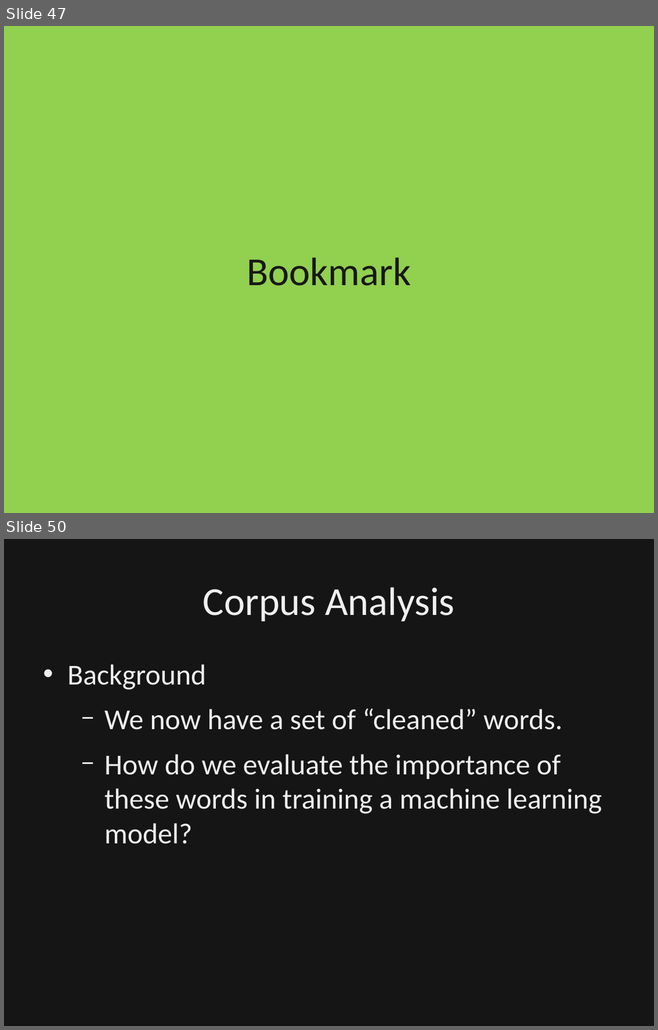
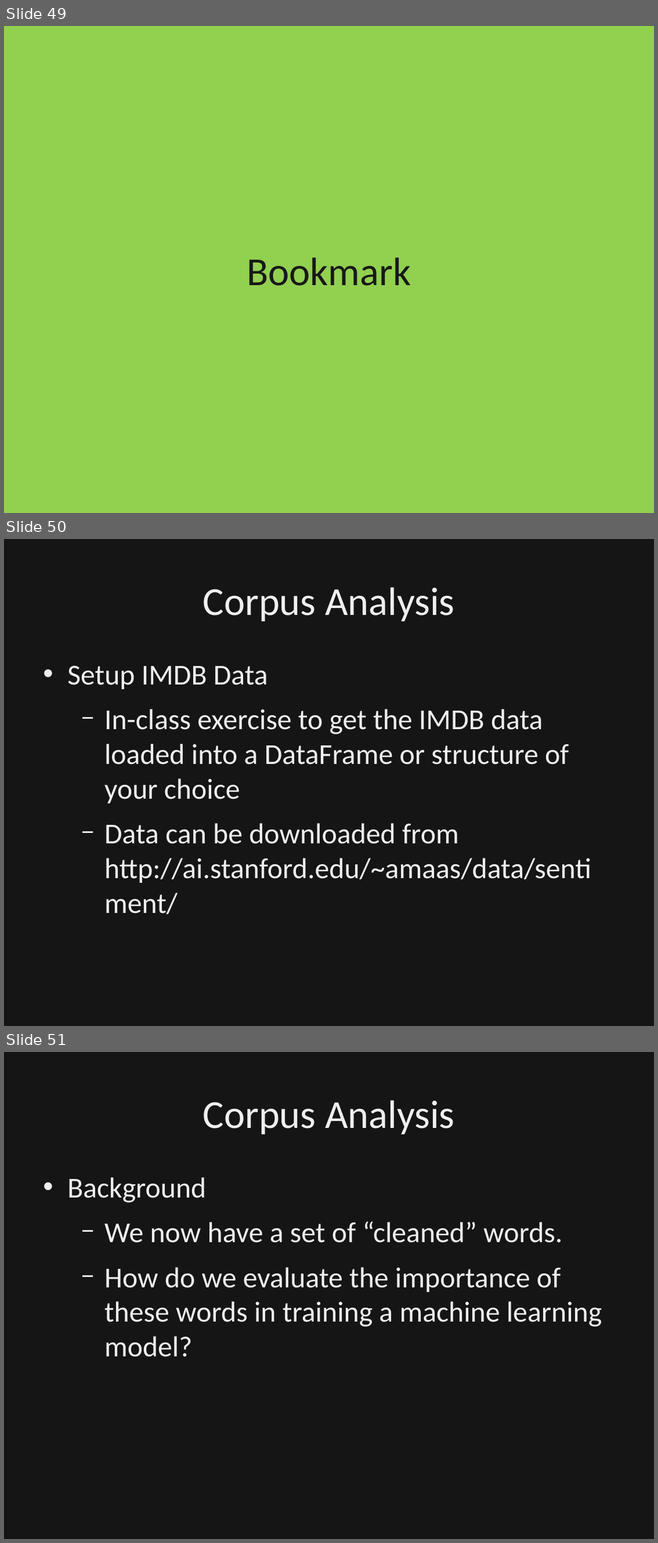
Before and after one commit to dbowmans46/PracticalProgramming, a slide deck: Session 7 - Python/Instructional Material/Session 7 - Python Brief Intro to NLP.odp. Shown one above the other, each under a label of ours: slides 47 and 50 before the commit, slides 49, 50 and 51 after it; the slides between them are not shown. The pictures are 658x1030 and 658x1543 pixels, drawn with LibreOffice and Linux fonts; fonts in the diff are those of the drawing; background and template pictures are left out; a plain dark background stands for a picture behind light text. Boxes give left, top, right and bottom in pixels: in the first picture for what was removed or moved away, otherwise in the second. Text is boxed around its words. In the diff, an @@ line names an element or a change of style, - is before the commit and + after.

```diff
--- a/Session 7 - Python/Instructional Material/Session 7 - Python Brief Intro to NLP.odp
+++ b/Session 7 - Python/Instructional Material/Session 7 - Python Brief Intro to NLP.odp
@@ slide 50 added at [4, 539, 654, 1026], background picture (left out) @@
@@ rectangle added at [4, 539, 654, 1026], fill #000000 at 50% opacity, outline #000000 0 pt @@
@@ title added at [203, 587, 455, 621], 44 pt, text #EFEFEF @@
+Corpus Analysis
@@ text added at [67, 665, 591, 883], 32 pt, text #EFEFEF @@
+• Setup IMDB Data
+  − In-class exercise to get the IMDB data loaded into a DataFrame or structure of your choice
+  − Data can be downloaded from http://ai.stanford.edu/~amaas/data/sentiment/
@@ what was slide 47 is now slide 49 @@
@@ what was slide 50 is now slide 51 @@
```
Also in this commit, not shown: 6 slides changed, 2 other slides added, 1 other file.
